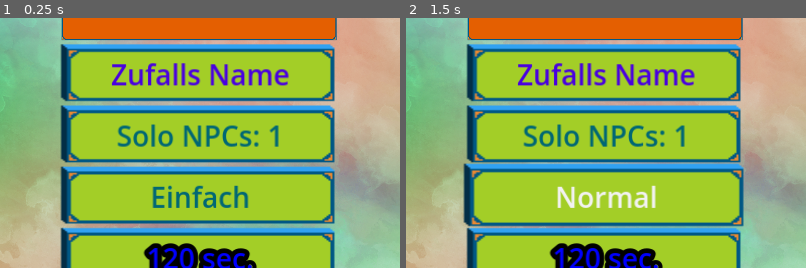
Above: before the commit, frames 1-2 (left to right).
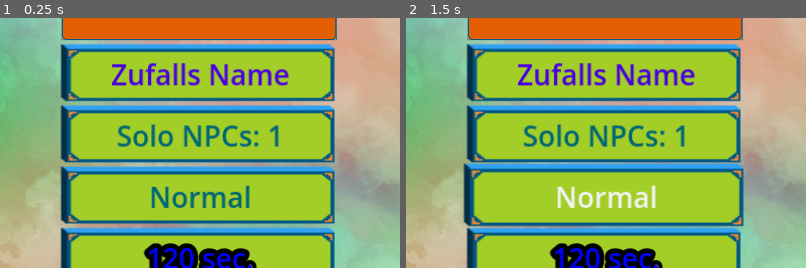
Above: after the commit, the same moments.

Repository: NIK-98/Paint_The_Ground
Game: Godot game, scene res://sceens/level.tscn
Two runs of this game, one before a commit and one after it. Both use one fixed random seed, a clock stepped at 60 frames per second and the inputs below. This scene is started directly instead of the project's main scene.
Inputs (mouse positions are % of the whole screen's width and height, from its top left):
- Up to frame 1 (0.25 s): no input
- Up to frame 2 (1.5 s): click (50, 7) at 0.52 s; type "Alex" at 0.6 s; click "Einfach" (after the commit: "Normal") at 1.25 s
The pictures show only the part of the screen within x 25-75%, y 10-60%; the shares and areas given below are measured in that part.

The runs differ from the first frame. In frame 1, 1.4% of the frame differs, in the area x 37-63%, y 66-76%; in frame 2, nothing differs.
Error in both runs: Attempt to call function 'get_node' in base 'null instance' on a null instance. (res://scripts/level.gd:49)

Commit message:
Geschwindigkeiten und NPC angepast

Diff:
--- a/sceens/player.tscn
+++ b/sceens/player.tscn
@@ -34,6 +34,9 @@
 properties/7/path = NodePath(".:team")
 properties/7/spawn = true
 properties/7/replication_mode = 1
+properties/8/path = NodePath(".:score")
+properties/8/spawn = true
+properties/8/replication_mode = 1
 
 [node name="Player" type="CharacterBody2D" groups=["player"]]
 script = ExtResource("1_d8fpb")
--- a/scripts/Global.gd
+++ b/scripts/Global.gd
@@ -4,13 +4,13 @@
 var Spielfeld_Size = Standard_Spielfeld_Size
 const Spawn_bomben_limit = 6
 const Spawn_powerup_limit = 4
-const npc_einfach = 15
-const npc_normal = 20
-const npc_schwer = 30
+const npc_einfach = 0.5
+const npc_normal = 1.0
+const npc_schwer = 2.0
 var npcs_anzahl = 3
 var count_npcs = 1
-var speed_npcs = 15.0
-var speed_player = 20.0
+var speed_npcs = 1.0
+var speed_player = 1.5
 var painting_rad = 2
 var standart_powerup_spawn_time = 10
 var standart_bomben_spawn_time = 5
--- a/scripts/loby.gd
+++ b/scripts/loby.gd
@@ -47,9 +47,9 @@
 	visible = true
 	$CenterContainer/HBoxContainer/VBoxContainer/VBoxContainer/npcs.text = str("Solo NPCs: ",Global.count_npcs)
 
-	difficulty.text = "Einfach"
+	difficulty.text = "Normal"
 	difficulty_id = 1
-	Global.speed_npcs = 5
+	Global.speed_npcs = Global.npc_normal
 
 	if multiplayer.is_server():
 		$CenterContainer/HBoxContainer/VBoxContainer/settime.visible = true
--- a/scripts/npc.gd
+++ b/scripts/npc.gd
@@ -12,7 +12,7 @@
 var Gametriggerstart = false
 var ende = false
 var time_last_change = 0
-var direction_change_interval = 0.5  # Intervall in Sekunden
+var direction_change_interval = 1  # Intervall in Sekunden
 var curent_direction = Vector2() # für warloses folgen
 var random = 1
 var first_speed = Global.speed_npcs
@@ -39,7 +39,7 @@
 			npc_count += 1
 
 
-func _physics_process(delta):
+func _process(delta):
 	if not loaded:
 		loaded = true
 		set_random_direction()
@@ -61,7 +61,7 @@
 
 			paint()
 			score_counter()
-			velocity = move_npc()
+			velocity = move_npc()*SPEED
 
 			if position.x < get_node("Color").size.x:
 				curent_direction.x = 1
@@ -137,11 +137,11 @@
 	if level.get_node("Werten/PanelContainer/Wertung/werte").get_child_count() > 0 and not level.get_node("loby").vs_mode:
 		if not level.get_node("Werten/PanelContainer/Wertung/werte").has_node(str(name)):
 			return
-		level.get_node("Werten/PanelContainer/Wertung/werte").get_node(str(name)).wertung_npc(name, team)
+		level.get_node("Werten/PanelContainer/Wertung/werte").get_node(str(name)).wertung_npc(name)
 	elif level.get_node("Werten/PanelContainer/Wertung/werte").get_child_count() > 0 and level.get_node("loby").vs_mode:
 		if not level.get_node("Werten/PanelContainer/Wertung/werte").has_node(str(team)):
 			return
-		level.get_node("Werten/PanelContainer/Wertung/werte").get_node(str(team)).wertung.rpc(name.to_int(), team)
+		level.get_node("Werten/PanelContainer/Wertung/werte").get_node(str(team)).wertung.rpc(name.to_int())
 
 	if level.get_node("Werten/PanelContainer2/visual").get_child_count() > 0 and not level.get_node("loby").vs_mode:
 		if not level.get_node("Werten/PanelContainer2/visual").has_node(str(name)):
@@ -165,10 +165,10 @@
 
 	if random == 1:
 		#direction_wahrlos
-		dir = curent_direction * SPEED
+		dir = curent_direction
 	elif random == 2:
 		#direction_tarrget
-		dir = (curent_tarrget.position - position).normalized() * SPEED
+		dir = (curent_tarrget.position - position).normalized()
 
 	return dir
 
@@ -181,12 +181,24 @@
 		curent_powerup = level.get_node("PowerUP").get_children().pick_random()
 	if level.get_node("Bomben").get_child_count() > 0 and level.get_node("PowerUP").get_child_count() > 0:
 		curent_tarrget = [curent_bomb,curent_powerup].pick_random()
+		random = randi_range(1,2)
+		if random == 1:
+			curent_tarrget = null
+			curent_direction = Vector2(randf_range(-1, 1), randf_range(-1, 1)).normalized()
 		return
 	elif level.get_node("PowerUP").get_child_count() > 0:
 		curent_tarrget = curent_powerup
+		random = randi_range(1,2)
+		if random == 1:
+			curent_tarrget = null
+			curent_direction = Vector2(randf_range(-1, 1), randf_range(-1, 1)).normalized()
 		return
 	elif level.get_node("Bomben").get_child_count() > 0:
 		curent_tarrget = curent_bomb
+		random = randi_range(1,2)
+		if random == 1:
+			curent_tarrget = null
+			curent_direction = Vector2(randf_range(-1, 1), randf_range(-1, 1)).normalized()
 		return
 
 	random = 1
@@ -216,7 +228,8 @@
 
 func _on_timerreset_speed_timeout():
 	if SPEED < first_speed:
-		SPEED += 1
-	if SPEED == first_speed:
+		SPEED += 0.1
+	if SPEED >= first_speed:
+		SPEED = first_speed
 		$TimerresetSPEED.stop()
 		$slow_color.visible = false
--- a/scripts/player.gd
+++ b/scripts/player.gd
@@ -16,7 +16,7 @@
 @export var color_cell = 0
 var loaded = false
 var Gametriggerstart = false
-var score = 0
+@export var score = 0
 var move = Vector2i.ZERO
 var player_spawn_grenze = 200
 var ende = false
@@ -48,7 +48,7 @@
 		color_change()
 
 
-func _physics_process(_delta):
+func _process(_delta):
 	if not loaded:
 		loaded = true
 		sync_hide_win_los_meldung.rpc(name.to_int())
@@ -77,8 +77,7 @@
 				velocity = move*SPEED
 				move_and_collide(velocity)
 
-			if (velocity.x != 0 or velocity.y != 0):
-				paint()
+			paint()
 			score_counter()
 			for p in range(len(powerups)):
 				if not powerups[p][2] and powerups[p][0] != -1:
@@ -202,11 +201,11 @@
 	if level.get_node("Werten/PanelContainer/Wertung/werte").get_child_count() > 0 and not level.get_node("loby").vs_mode:
 		if not level.get_node("Werten/PanelContainer/Wertung/werte").has_node(str(name)):
 			return
-		level.get_node("Werten/PanelContainer/Wertung/werte").get_node(str(name)).wertung.rpc(name.to_int(), team)
+		level.get_node("Werten/PanelContainer/Wertung/werte").get_node(str(name)).wertung.rpc(name.to_int())
 	elif level.get_node("Werten/PanelContainer/Wertung/werte").get_child_count() > 0 and level.get_node("loby").vs_mode:
 		if not level.get_node("Werten/PanelContainer/Wertung/werte").has_node(str(team)):
 			return
-		level.get_node("Werten/PanelContainer/Wertung/werte").get_node(str(team)).wertung.rpc(name.to_int(), team)
+		level.get_node("Werten/PanelContainer/Wertung/werte").get_node(str(team)).wertung.rpc(name.to_int())
 
 	if level.get_node("Werten/PanelContainer2/visual").get_child_count() > 0 and not level.get_node("loby").vs_mode:
 		if not level.get_node("Werten/PanelContainer2/visual").has_node(str(name)):
@@ -299,7 +298,8 @@
 
 func _on_timerreset_speed_timeout():
 	if SPEED < first_speed:
-		SPEED += 1
-	if SPEED == first_speed:
+		SPEED += 0.1
+	if SPEED >= first_speed:
+		SPEED = first_speed
 		$TimerresetSPEED.stop()
 		$slow_color.visible = false
--- a/scripts/score_label.gd
+++ b/scripts/score_label.gd
@@ -7,17 +7,11 @@
 var is_npc = false
 
 @rpc("any_peer","call_local")
-func wertung(id, color_vs: String):
+func wertung(id):
 	if Players.has_node(str(id)):
-		if not loby.vs_mode:
-			get_parent().get_node(str(id)).text = str(Players.get_node(str(id)).score)
-		else:
-			get_parent().get_node(str(color_vs)).text = str(Players.get_node(str(id)).score)
+		text = str(Players.get_node(str(id)).score)
 
 
-func wertung_npc(id, color_vs: Color):
+func wertung_npc(id):
 	if Players.has_node(str(id)):
-		if not loby.vs_mode:
-			get_parent().get_node(str(id)).text = str(Players.get_node(str(id)).score)
-		else:
-			get_parent().get_node(str(color_vs)).text = str(Players.get_node(str(id)).score)
+		text = str(Players.get_node(str(id)).score)
